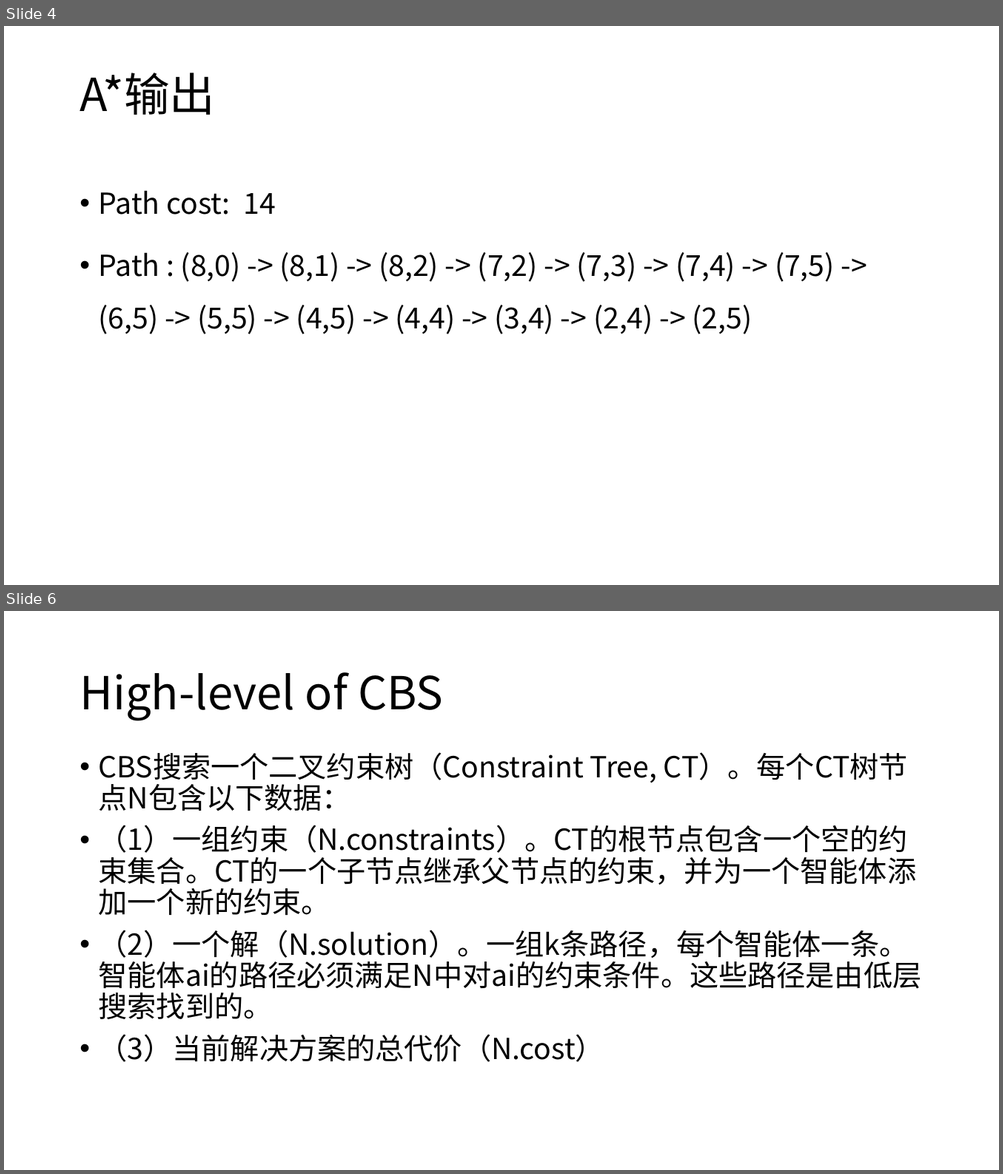
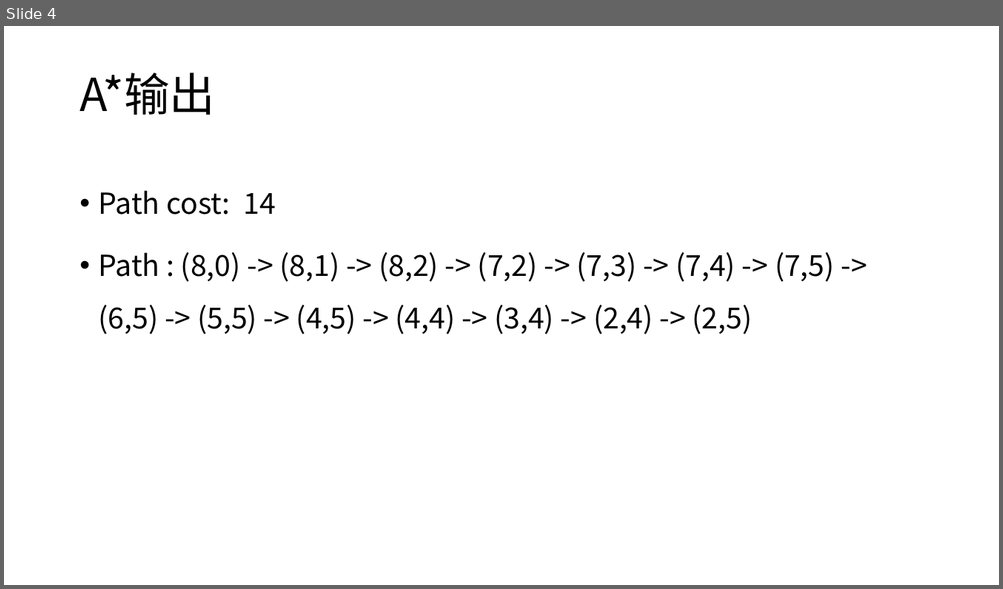
Before and after one commit to ssfc/npbenchmark, a slide deck: npbenchmark-main/MAPF/A_star.pptx. Shown one above the other, each under a label of ours: slides 4 and 6 before the commit, slide 4 after it; the slides between them are not shown. The pictures are 1003x1174 and 1003x589 pixels, drawn with LibreOffice and Linux fonts; fonts in the diff are those of the drawing. Boxes give left, top, right and bottom in pixels: in the first picture for what was removed or moved away, otherwise in the second. Text is boxed around its words. In the diff, an @@ line names an element or a change of style, - is before the commit and + after.

```diff
--- a/npbenchmark-main/MAPF/A_star.pptx
+++ b/npbenchmark-main/MAPF/A_star.pptx
@@ slide 6 removed at (4,611,999,1170), background #FFFFFF @@
@@ title removed at (79,672,444,721) @@
-High-level of CBS
@@ text removed at (99,752,922,1062) @@
-• CBS搜索一个二叉约束树（Constraint Tree, CT）。每个CT树节点N包含以下数据：
-• （1）一组约束（N.constraints）。CT的根节点包含一个空的约束集合。CT的一个子节点继承父节点的约束，并为一个智能体添加一个新的约束。
-• （2）一个解（N.solution）。一组k条路径，每个智能体一条。智能体ai的路径必须满足N中对ai的约束条件。这些路径是由低层搜索找到的。
-• （3）当前解决方案的总代价（N.cost）
```
Also in this commit, not shown: 1 slide changed, 9 slides added, 8 other slides removed, 4 other files.
